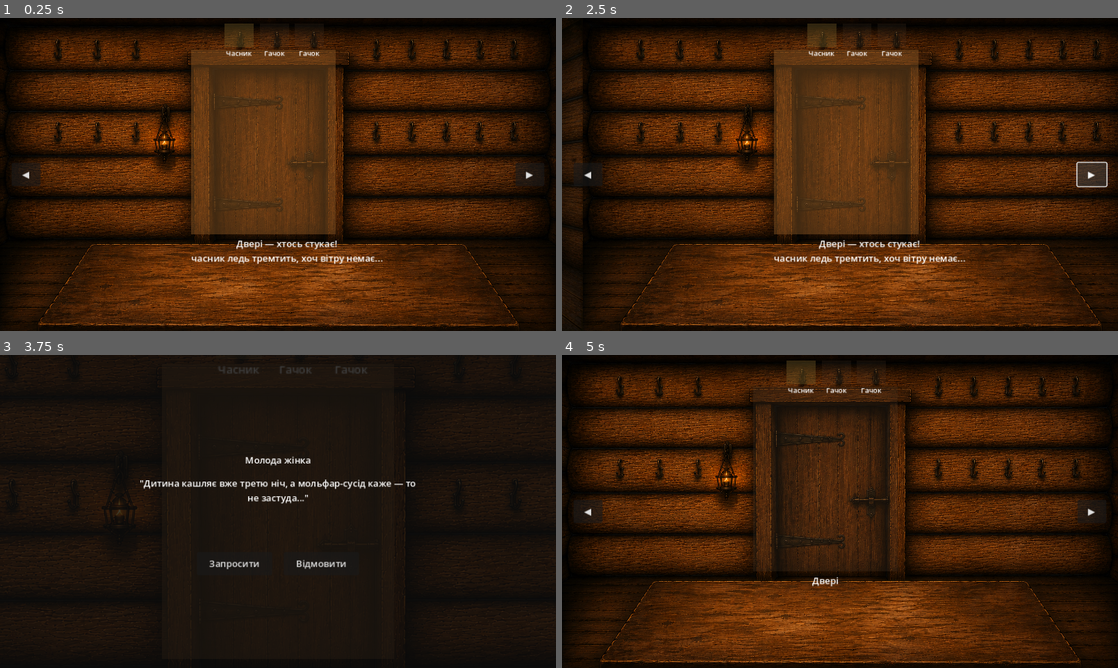
Above: before the commit, frames 1-4 (two rows, left to right).
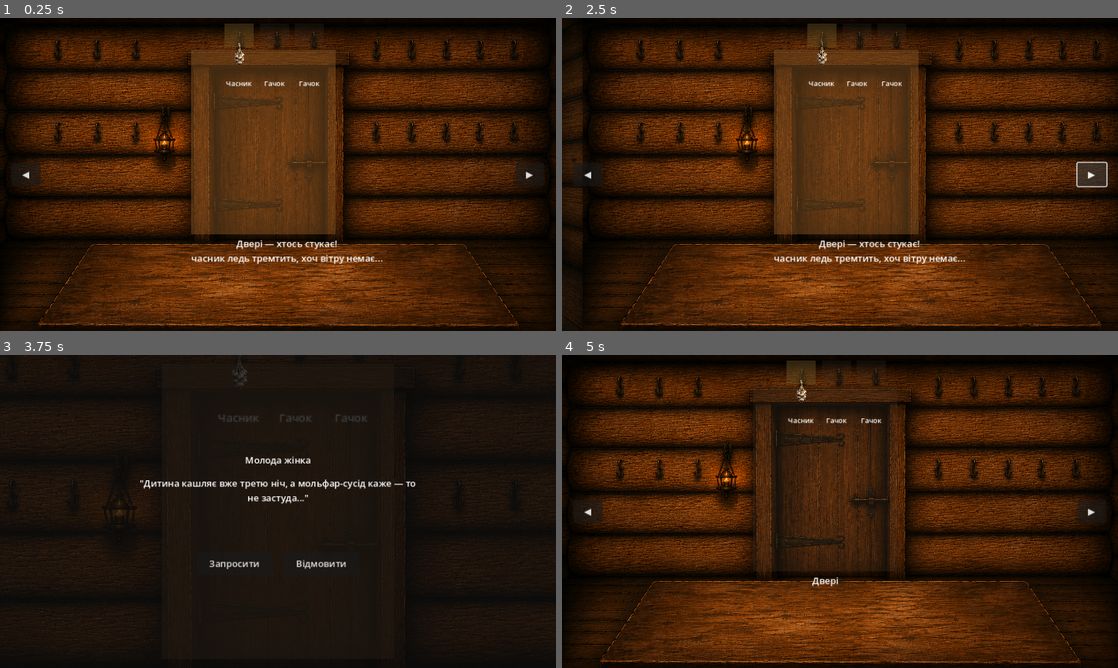
Above: after the commit, the same moments.

Repository: zav1K/molfar
Game: Godot game, scene res://scenes/Hut.tscn
Two runs of this game, one before a commit and one after it. Both use one fixed random seed, a clock stepped at 60 frames per second and the inputs below.
Inputs (mouse positions are in pixels of both pictures, inside the frame that each line leads up to):
- Up to frame 1 (0.25 s): no input
- Up to frame 2 (2.5 s): click "◀" at 0.5 s; drag from (706, 196) to (895, 105) at 1.27 s; click "▶" at 2 s
- Up to frame 3 (3.75 s): drag from (261, 480) to (239, 373) at 2.77 s; move the mouse to (333, 442) at 3.52 s; hold Right (ui_right) from 3.53 s (still down); click (333, 442) at 3.67 s
- Up to frame 4 (5 s): release Right (ui_right) at 4.25 s; click "Запросити" at 4.25 s

The runs differ from the first frame. In frame 1, 0.3% of the frame differs, in the area x 40-58%, y 6-22%; in frame 2, 0.3%; in frame 3, 0.3%; in frame 4, 0.3%.

Commit message:
Show the actual ward icon on hooks, not just its name
WardSlot only ever updated the text label — hanging garlic showed
"Часник" with no image. Added an Icon TextureRect that displays the
ingredient's bundle_icon (the same art already used for beam bundles)
hanging below the hook, moved the label down to make room.

Diff:
--- a/scenes/Hut.tscn
+++ b/scenes/Hut.tscn
@@ -140,12 +140,21 @@
 offset_bottom = 20.0
 color = Color(0.3, 0.22, 0.15, 0.2)
 
+[node name="Icon" type="TextureRect" parent="PanelCenter/Zones/WardSlot1"]
+mouse_filter = 2
+offset_left = -22.0
+offset_top = 5.0
+offset_right = 22.0
+offset_bottom = 70.0
+expand_mode = 1
+stretch_mode = 5
+
 [node name="Label" type="Label" parent="PanelCenter/Zones/WardSlot1"]
 mouse_filter = 2
 offset_left = -35.0
-offset_top = 22.0
+offset_top = 74.0
 offset_right = 35.0
-offset_bottom = 40.0
+offset_bottom = 92.0
 horizontal_alignment = 1
 theme_override_font_sizes/font_size = 12
 text = "Гачок"
@@ -168,12 +177,21 @@
 offset_bottom = 20.0
 color = Color(0.3, 0.22, 0.15, 0.2)
 
+[node name="Icon" type="TextureRect" parent="PanelCenter/Zones/WardSlot2"]
+mouse_filter = 2
+offset_left = -22.0
+offset_top = 5.0
+offset_right = 22.0
+offset_bottom = 70.0
+expand_mode = 1
+stretch_mode = 5
+
 [node name="Label" type="Label" parent="PanelCenter/Zones/WardSlot2"]
 mouse_filter = 2
 offset_left = -35.0
-offset_top = 22.0
+offset_top = 74.0
 offset_right = 35.0
-offset_bottom = 40.0
+offset_bottom = 92.0
 horizontal_alignment = 1
 theme_override_font_sizes/font_size = 12
 text = "Гачок"
@@ -196,12 +214,21 @@
 offset_bottom = 20.0
 color = Color(0.3, 0.22, 0.15, 0.2)
 
+[node name="Icon" type="TextureRect" parent="PanelCenter/Zones/WardSlot3"]
+mouse_filter = 2
+offset_left = -22.0
+offset_top = 5.0
+offset_right = 22.0
+offset_bottom = 70.0
+expand_mode = 1
+stretch_mode = 5
+
 [node name="Label" type="Label" parent="PanelCenter/Zones/WardSlot3"]
 mouse_filter = 2
 offset_left = -35.0
-offset_top = 22.0
+offset_top = 74.0
 offset_right = 35.0
-offset_bottom = 40.0
+offset_bottom = 92.0
 horizontal_alignment = 1
 theme_override_font_sizes/font_size = 12
 text = "Гачок"
--- a/scripts/ward_slot.gd
+++ b/scripts/ward_slot.gd
@@ -8,6 +8,7 @@
 
 @onready var visual: ColorRect = $Visual
 @onready var label: Label = $Label
+@onready var icon: TextureRect = $Icon
 
 func _ready() -> void:
 	super._ready()
@@ -34,10 +35,13 @@
 	if occupant == &"":
 		label.text = "Гачок"
 		visual.color = Color(0.3, 0.22, 0.15, 0.2)
-	else:
-		var ingredient := IngredientDatabase.get_ingredient(occupant)
-		label.text = ingredient.display_name if ingredient else str(occupant)
-		visual.color = Color(0.45, 0.35, 0.15, 0.4)
+		icon.visible = false
+		return
+	var ingredient := IngredientDatabase.get_ingredient(occupant)
+	label.text = ingredient.display_name if ingredient else str(occupant)
+	visual.color = Color(0.45, 0.35, 0.15, 0.4)
+	icon.texture = ingredient.bundle_icon if ingredient else null
+	icon.visible = icon.texture != null
 
 func _wardable_ingredient_ids() -> Array[StringName]:
 	var ids: Array[StringName] = [&""]
